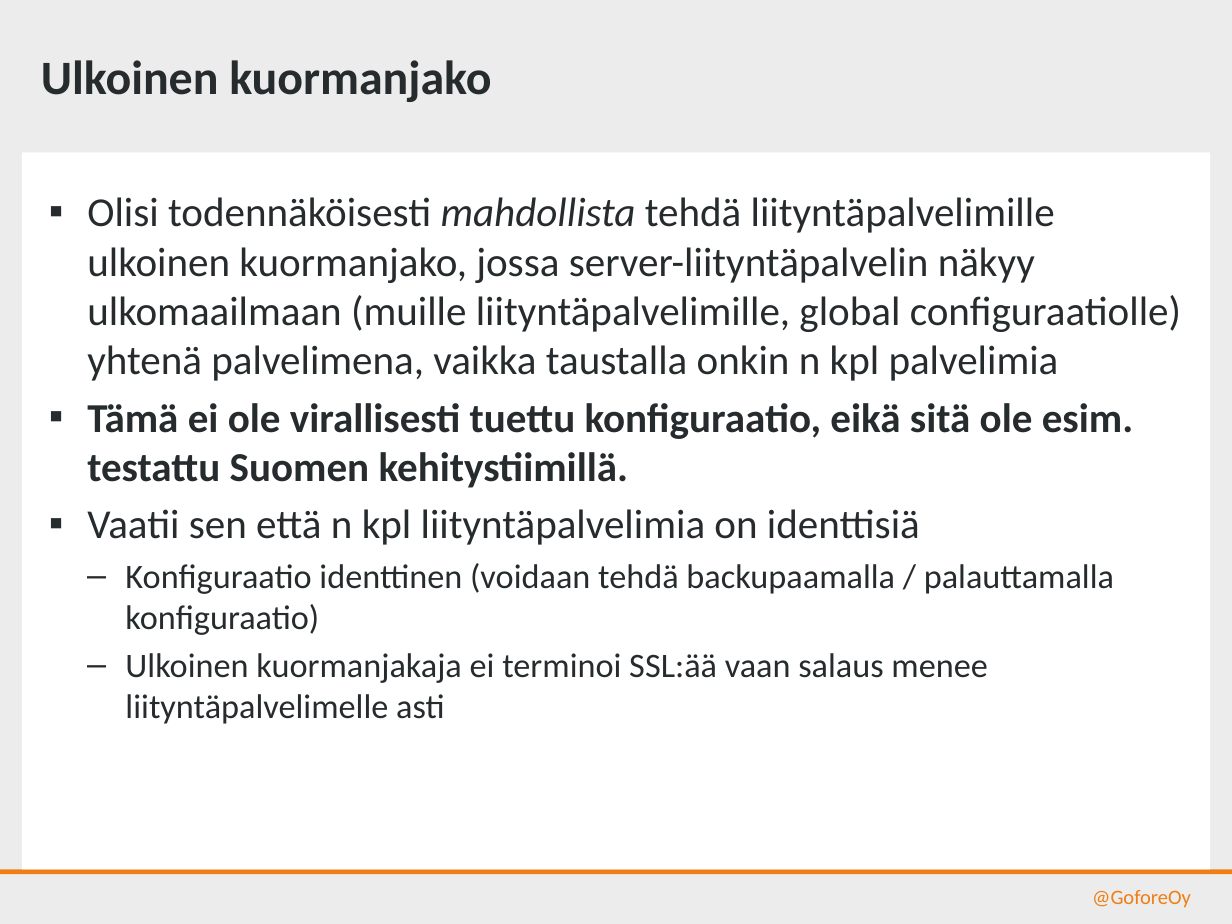
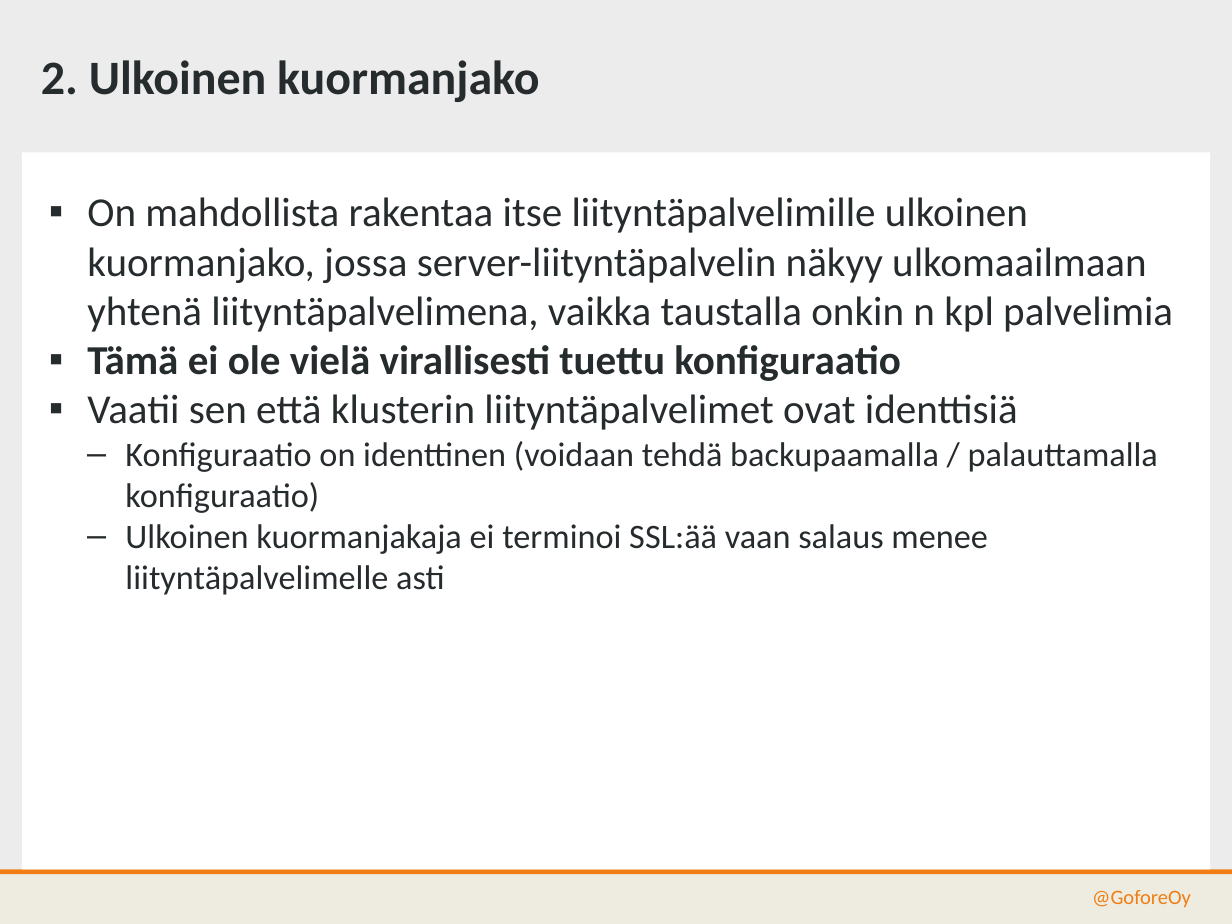
Before and after one commit to gofore/kapa-xroad-presentation, a slide deck: slide 8 of src/kuormanjako.pptx (slide 7 before the commit). Drawn at 1232x924 pixels with LibreOffice and Linux fonts; fonts in the diff are those of the drawing; background and template pictures are left out. Boxes give left, top, right and bottom in pixels: in the first picture for what was removed or moved away, otherwise in the second. Text is boxed around its words. In the diff, an @@ line names an element or a change of style, - is before the commit and + after.

```diff
--- a/src/kuormanjako.pptx
+++ b/src/kuormanjako.pptx
@@ text at (x1=41, y1=60, x2=539, y2=102): text changed @@
-Ulkoinen kuormanjako
+2. Ulkoinen kuormanjako
@@ text at (x1=87, y1=197, x2=1173, y2=513): text changed @@
-▪ Olisi todennäköisesti mahdollista tehdä liityntäpalvelimille ulkoinen kuormanjako, jossa server-liityntäpalvelin näkyy ulkomaailmaan (muille liityntäpalvelimille, global configuraatiolle) yhtenä palvelimena, vaikka taustalla onkin n kpl palvelimia
-▪ Tämä ei ole virallisesti tuettu konfiguraatio, eikä sitä ole esim. testattu Suomen kehitystiimillä.
-▪ Vaatii sen että n kpl liityntäpalvelimia on identtisiä
-  – Konfiguraatio identtinen (voidaan tehdä backupaamalla / palauttamalla konfiguraatio)
+▪ On mahdollista rakentaa itse liityntäpalvelimille ulkoinen kuormanjako, jossa server-liityntäpalvelin näkyy ulkomaailmaan yhtenä liityntäpalvelimena, vaikka taustalla onkin n kpl palvelimia
+▪ Tämä ei ole vielä virallisesti tuettu konfiguraatio
+▪ Vaatii sen että klusterin liityntäpalvelimet ovat identtisiä
+  – Konfiguraatio on identtinen (voidaan tehdä backupaamalla / palauttamalla konfiguraatio)
@@ text at (x1=125, y1=524, x2=987, y2=595): less space between paragraphs @@
```
Also in this commit, not shown: 6 other slides changed, 5 slides added, 1 slide removed.
